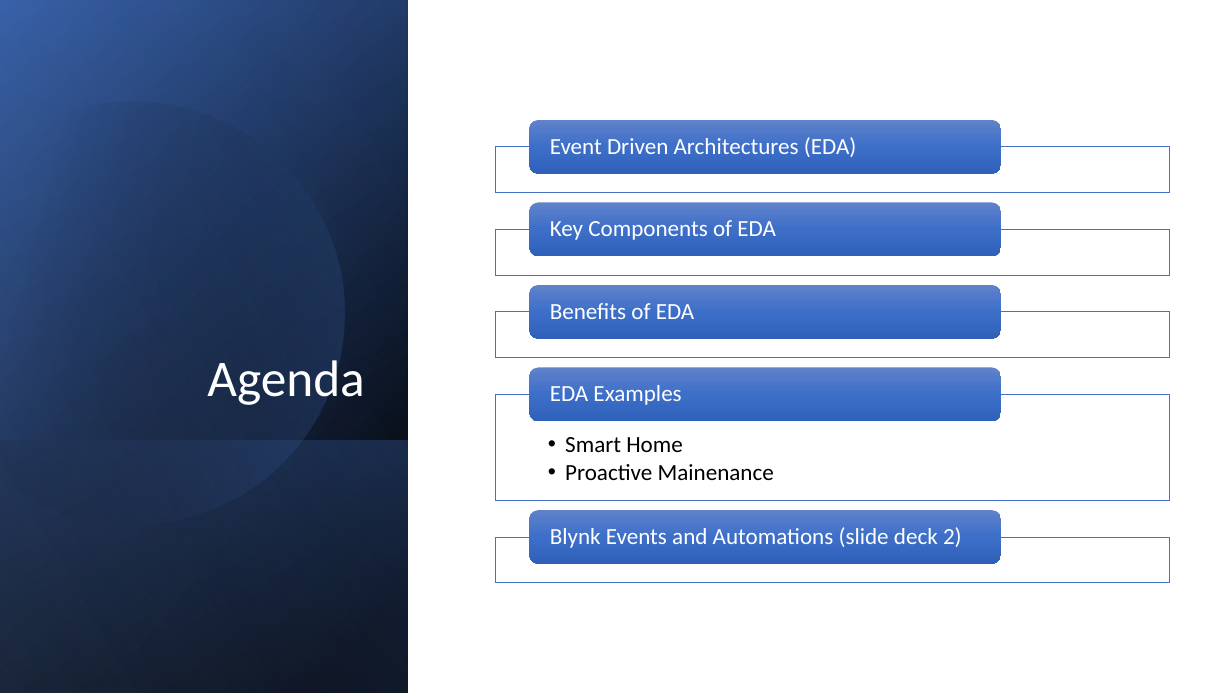
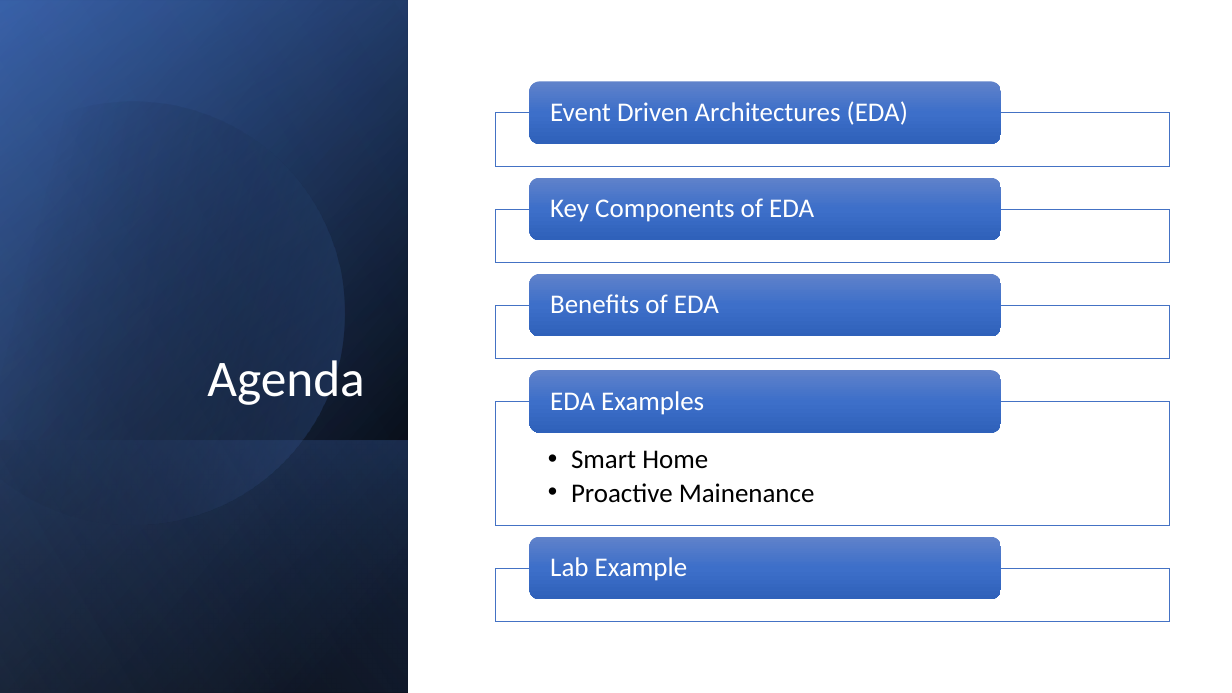
Before and after one commit to setu-comp-sci-2025/computer-systems-networks, a slide deck: slide 2 of topic-10-week10/unit-1/talk-1/Event_Driven_Architectures_in_IoT_MARP.pptx. Drawn at 1232x693 pixels with LibreOffice and Linux fonts; fonts in the diff are those of the drawing. Boxes give left, top, right and bottom in pixels: in the first picture for what was removed or moved away, otherwise in the second. Text is boxed around its words. In the diff, an @@ line names an element or a change of style, - is before the commit and + after.

```diff
--- a/topic-10-week10/unit-1/talk-1/Event_Driven_Architectures_in_IoT_MARP.pptx
+++ b/topic-10-week10/unit-1/talk-1/Event_Driven_Architectures_in_IoT_MARP.pptx
@@ rounded rectangle: place and size @@
-rounded rectangle at (530, 120, 1001, 174)
+rounded rectangle at (530, 81, 1001, 144)
@@ size 18 to 21 pt; more space between paragraphs in 4 elements at (550, 294, 719, 313), (550, 391, 704, 415), (550, 198, 814, 222), (550, 101, 908, 125) @@
@@ text "Event Driven Architectures (EDA)": place and size @@
-text "Event Driven Architectures (EDA)" at (550, 137, 857, 157)
+text "Event Driven Architectures (EDA)" at (550, 101, 908, 125)
@@ rectangle: place and size @@
-rectangle at (495, 147, 1169, 193)
+rectangle at (495, 113, 1169, 166)
@@ rounded rectangle: place and size @@
-rounded rectangle at (530, 202, 1001, 256)
+rounded rectangle at (530, 177, 1001, 240)
@@ rectangle: place and size @@
-rectangle at (495, 229, 1169, 275)
+rectangle at (495, 209, 1169, 262)
@@ text "Key Components of EDA": place and size @@
-text "Key Components of EDA" at (550, 220, 776, 240)
+text "Key Components of EDA" at (550, 198, 814, 222)
@@ rounded rectangle: place and size @@
-rounded rectangle at (530, 285, 1001, 338)
+rounded rectangle at (530, 274, 1001, 336)
@@ text "Benefits of EDA": place and size @@
-text "Benefits of EDA" at (550, 303, 694, 319)
+text "Benefits of EDA" at (550, 294, 719, 313)
@@ rectangle: place and size @@
-rectangle at (495, 311, 1169, 358)
+rectangle at (495, 305, 1169, 359)
@@ rounded rectangle: place and size @@
-rounded rectangle at (530, 368, 1001, 421)
+rounded rectangle at (530, 371, 1001, 433)
@@ text "Smart Home" at (571, 450, 815, 503): size 18 to 21 pt; indent changed @@
@@ rectangle: place and size @@
-rectangle at (495, 395, 1169, 501)
+rectangle at (495, 401, 1169, 525)
@@ rounded rectangle: place and size @@
-rounded rectangle at (530, 510, 1001, 564)
+rounded rectangle at (530, 537, 1001, 600)
@@ text removed at (550, 527, 962, 548) @@
-Blynk Events and Automations (slide deck 2)
@@ rectangle: place and size @@
-rectangle at (495, 537, 1169, 583)
+rectangle at (495, 568, 1169, 622)
@@ text added at (550, 557, 687, 581), 21 pt, text #FFFFFF @@
+Lab Example
```
Also in this commit, not shown: 1 slide added, 15 other files.
